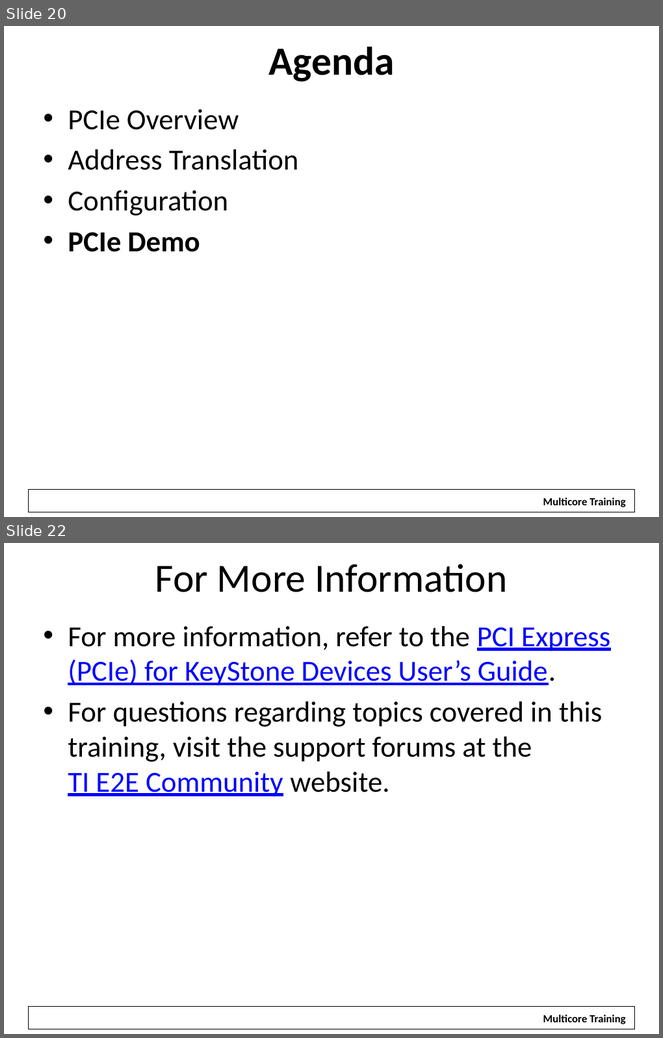
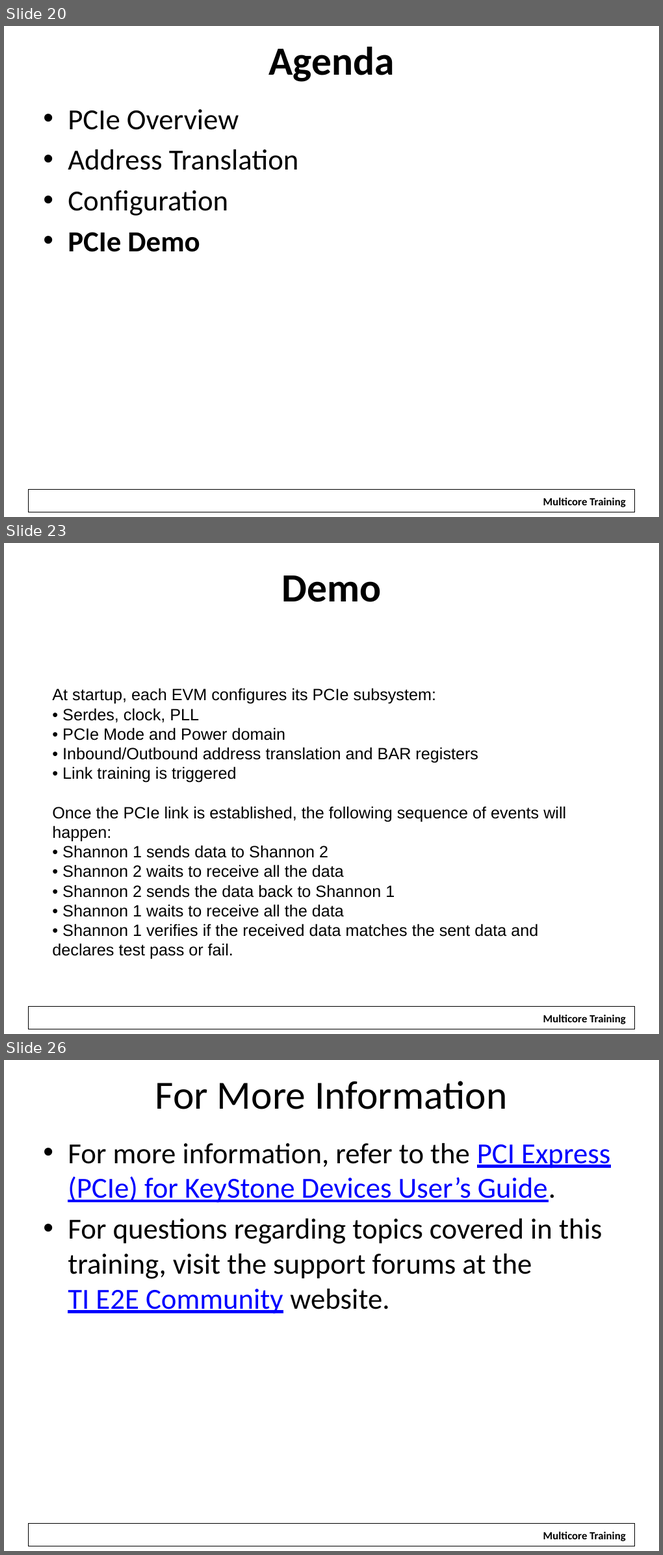
Before and after one commit to hari1989/keystone-workshop, a slide deck: slides/KeyStone PCI Express.pptx. Shown one above the other, each under a label of ours: slides 20 and 22 before the commit, slides 20, 23 and 26 after it; the slides between them are not shown. The pictures are 663x1038 and 663x1555 pixels, drawn with LibreOffice and Linux fonts; fonts in the diff are those of the drawing; background and template pictures are left out. Boxes give left, top, right and bottom in pixels: in the first picture for what was removed or moved away, otherwise in the second. Text is boxed around its words. In the diff, an @@ line names an element or a change of style, - is before the commit and + after.

```diff
--- a/slides/KeyStone PCI Express.pptx
+++ b/slides/KeyStone PCI Express.pptx
@@ slide 23 added at (x1=4, y1=543, x2=659, y2=1034), background #FFFFFF; not listed: 2 template elements that a slide beside it also shows @@
@@ title added at (x1=282, y1=575, x2=381, y2=602), 44 pt, text #000000, bold @@
+Demo
@@ text added at (x1=52, y1=688, x2=566, y2=960), 18 pt, text #000000 @@
+At startup, each EVM configures its PCIe subsystem:
+• Serdes, clock, PLL
+• PCIe Mode and Power domain
+• Inbound/Outbound address translation and BAR registers
+• Link training is triggered
+Once the PCIe link is established, the following sequence of events will happen:
+• Shannon 1 sends data to Shannon 2
+• Shannon 2 waits to receive all the data
+• Shannon 2 sends the data back to Shannon 1
+• Shannon 1 waits to receive all the data
+• Shannon 1 verifies if the received data matches the sent data and declares test pass or fail.
@@ what was slide 22 is now slide 26 @@
```
Also in this commit, not shown: 1 slide changed, 3 other slides added.
